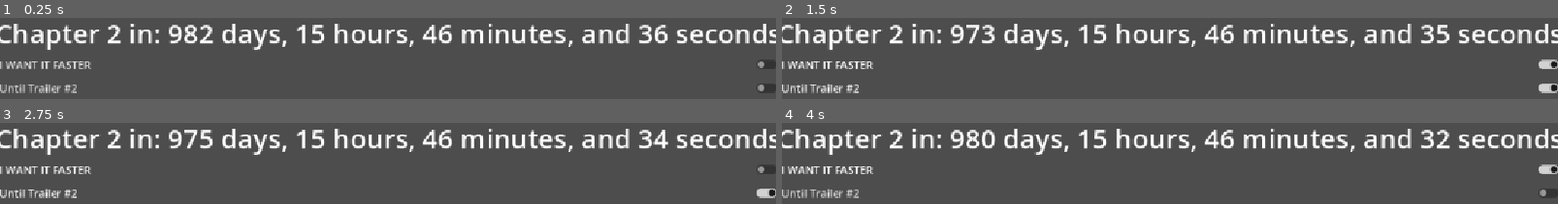
Above: before the commit, frames 1-4 (two rows, left to right).
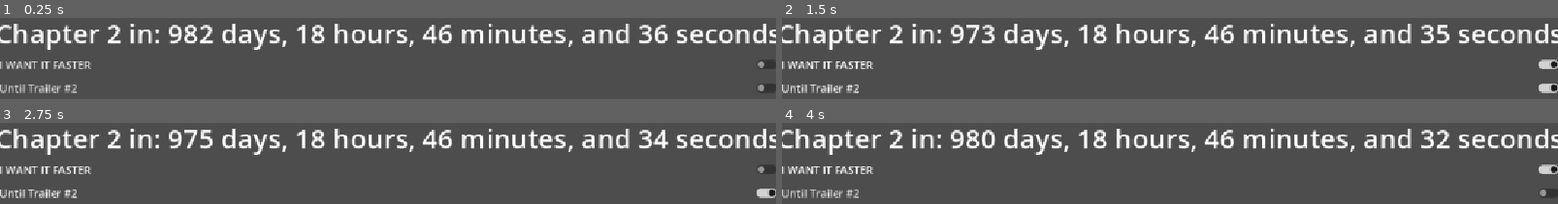
Above: after the commit, the same moments.

Repository: Jagdoggo/Chapter-2-Countdown
Game: Godot game, scene res://menu.tscn
Same seed, same stepped clock (60 frames per second), same inputs: the game is played once before the commit and once after it.
Inputs:
- Up to frame 1 (0.25 s): no input
- Up to frame 2 (1.5 s): click "I WANT IT FASTER" at 0.5 s; click "Until Trailer #2" at 1.25 s
- Up to frame 3 (2.75 s): click "I WANT IT FASTER" at 2 s
- Up to frame 4 (4 s): click "Until Trailer #2" at 2.75 s; click "I WANT IT FASTER" at 3.5 s

The runs differ from the first frame. In frame 1, 0.2% of the frame differs, in the area x 40-42%, y 8-31%; in frame 2, 0.2%; in frame 3, 0.2%; in frame 4, 0.2%.

Commit message:
Added Correct update time based off announced time

Diff:
--- a/menu.gd
+++ b/menu.gd
@@ -12,7 +12,7 @@
 		"year": 2026,
 		"month": 7,
 		"day": 24,
-		"hour": 14,
+		"hour": 17,
 		"minute": 0,
 		"second": 0
 	}
